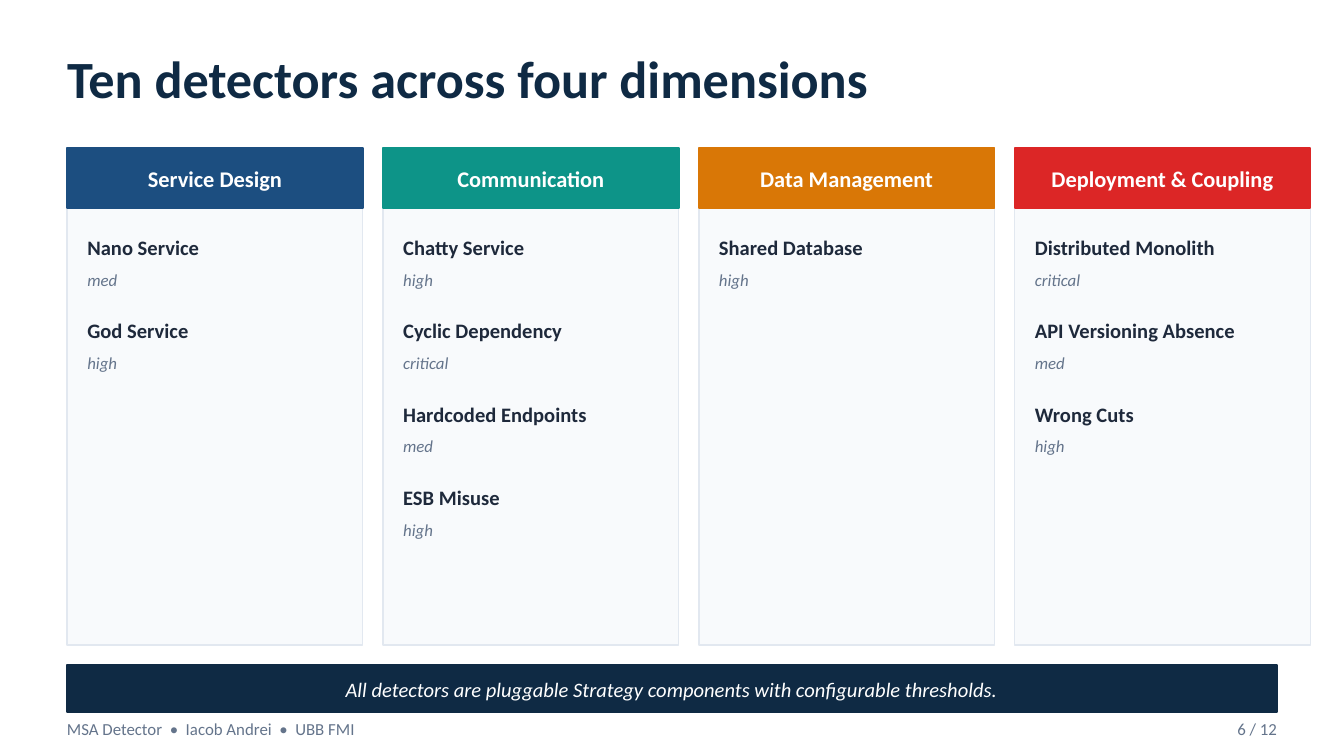
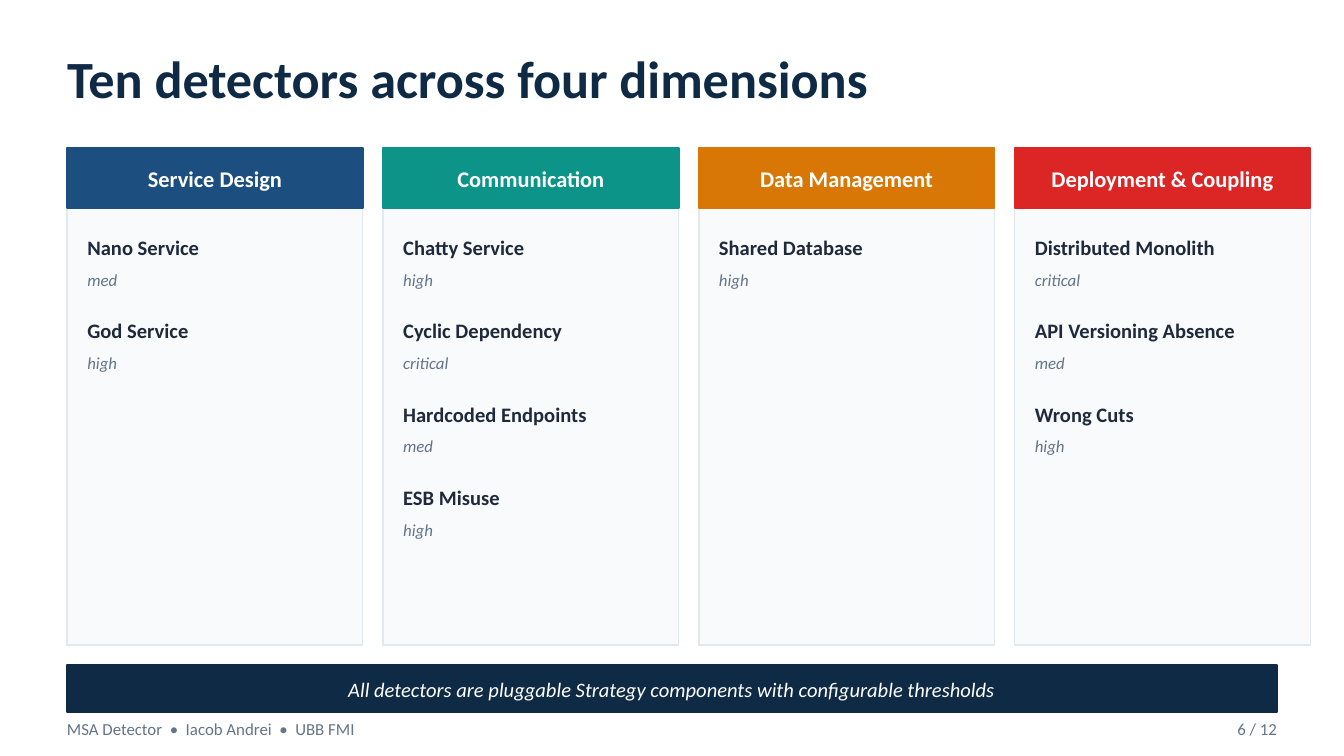
Before and after one commit to andrei45635/dissertation_backend, a slide deck: slide 6 of thesis/presentation/MSA_Detector_Defense.pptx. Drawn at 1344x756 pixels with LibreOffice and Linux fonts; fonts in the diff are those of the drawing. Boxes give left, top, right and bottom in pixels: in the first picture for what was removed or moved away, otherwise in the second. Text is boxed around its words. In the diff, an @@ line names an element or a change of style, - is before the commit and + after.

```diff
--- a/thesis/presentation/MSA_Detector_Defense.pptx
+++ b/thesis/presentation/MSA_Detector_Defense.pptx
@@ text at [348, 682, 994, 701]: text changed @@
-All detectors are pluggable Strategy components with configurable thresholds.
+All detectors are pluggable Strategy components with configurable thresholds
```
Also in this commit, not shown: 9 other slides changed, 7 other files.
